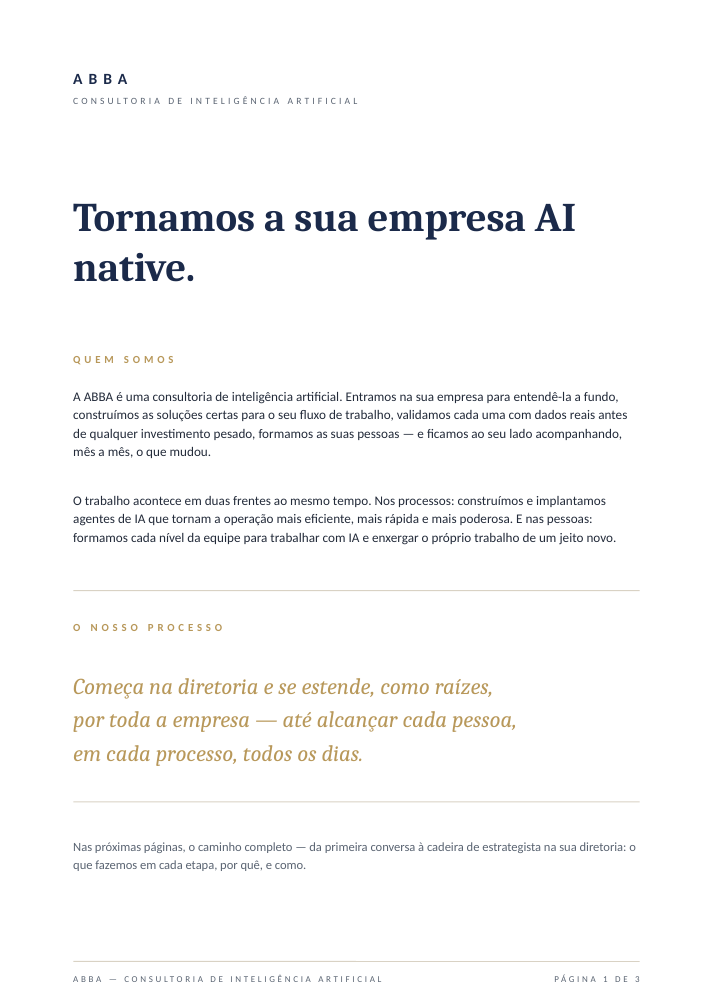
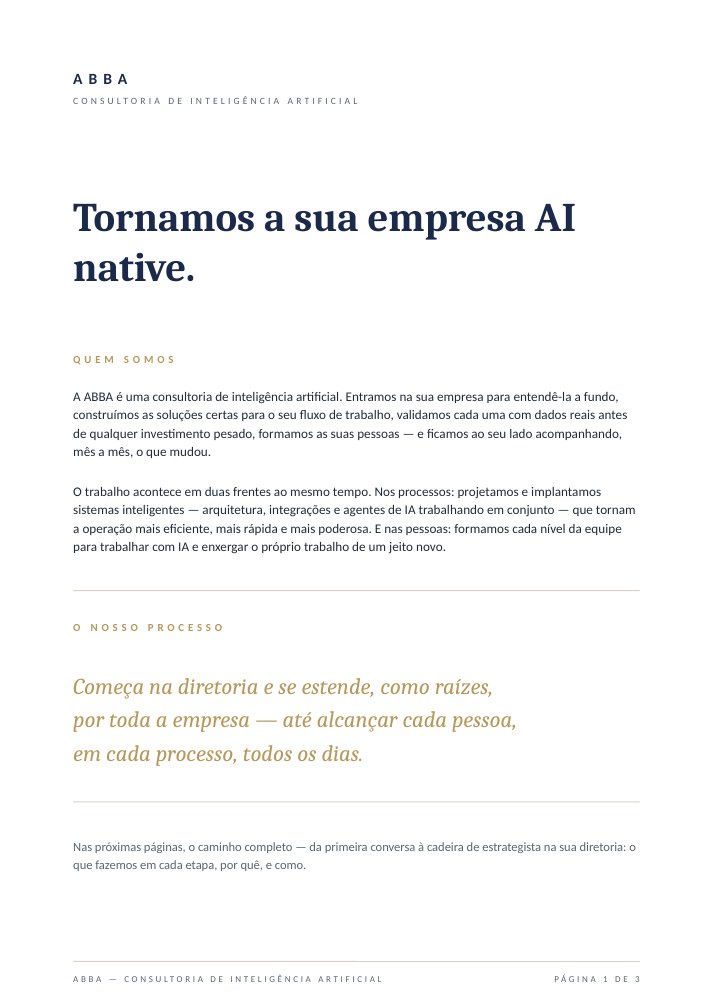
Before and after one commit to DanielMoraesCoca/abba-ops, a slide deck: slide 1 of 08-materiais/modelos/abba-apresentacao.pptx. Drawn at 713x1008 pixels with LibreOffice and Linux fonts; fonts in the diff are those of the drawing. Boxes give left, top, right and bottom in pixels: in the first picture for what was removed or moved away, otherwise in the second. Text is boxed around its words. In the diff, an @@ line names an element or a change of style, - is before the commit and + after.

```diff
--- a/08-materiais/modelos/abba-apresentacao.pptx
+++ b/08-materiais/modelos/abba-apresentacao.pptx
@@ text at (x1=73, y1=487, x2=636, y2=554): text changed @@
-O trabalho acontece em duas frentes ao mesmo tempo. Nos processos: construímos e implantamos agentes de IA que tornam a operação mais eficiente, mais rápida e mais poderosa. E nas pessoas: formamos cada nível da equipe para trabalhar com IA e enxergar o próprio trabalho de um jeito novo.
+O trabalho acontece em duas frentes ao mesmo tempo. Nos processos: projetamos e implantamos sistemas inteligentes — arquitetura, integrações e agentes de IA trabalhando em conjunto — que tornam a operação mais eficiente, mais rápida e mais poderosa. E nas pessoas: formamos cada nível da equipe para trabalhar com IA e enxergar o próprio trabalho de um jeito novo.
```
Also in this commit, not shown: 1 other slide changed, 4 other files.
